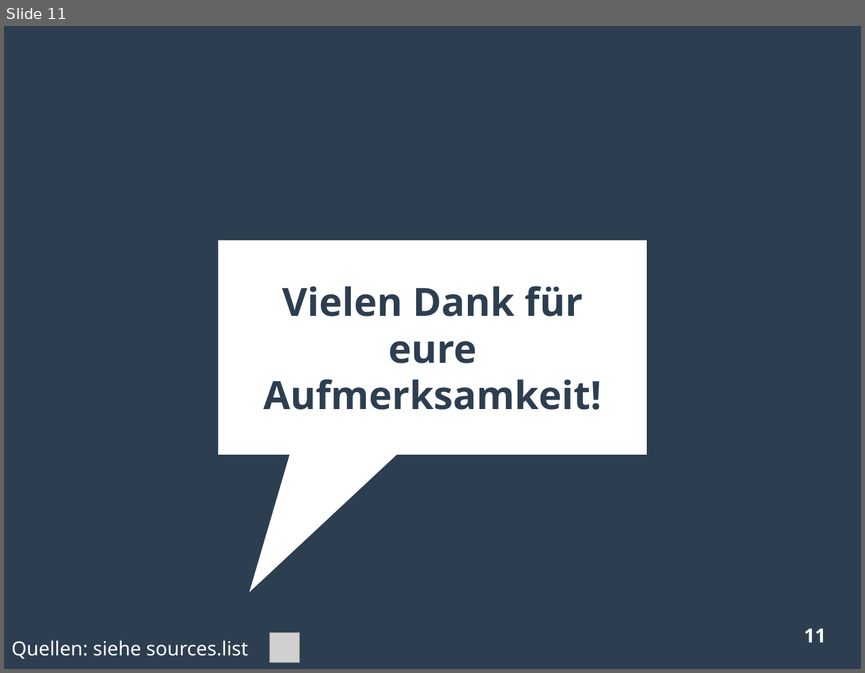
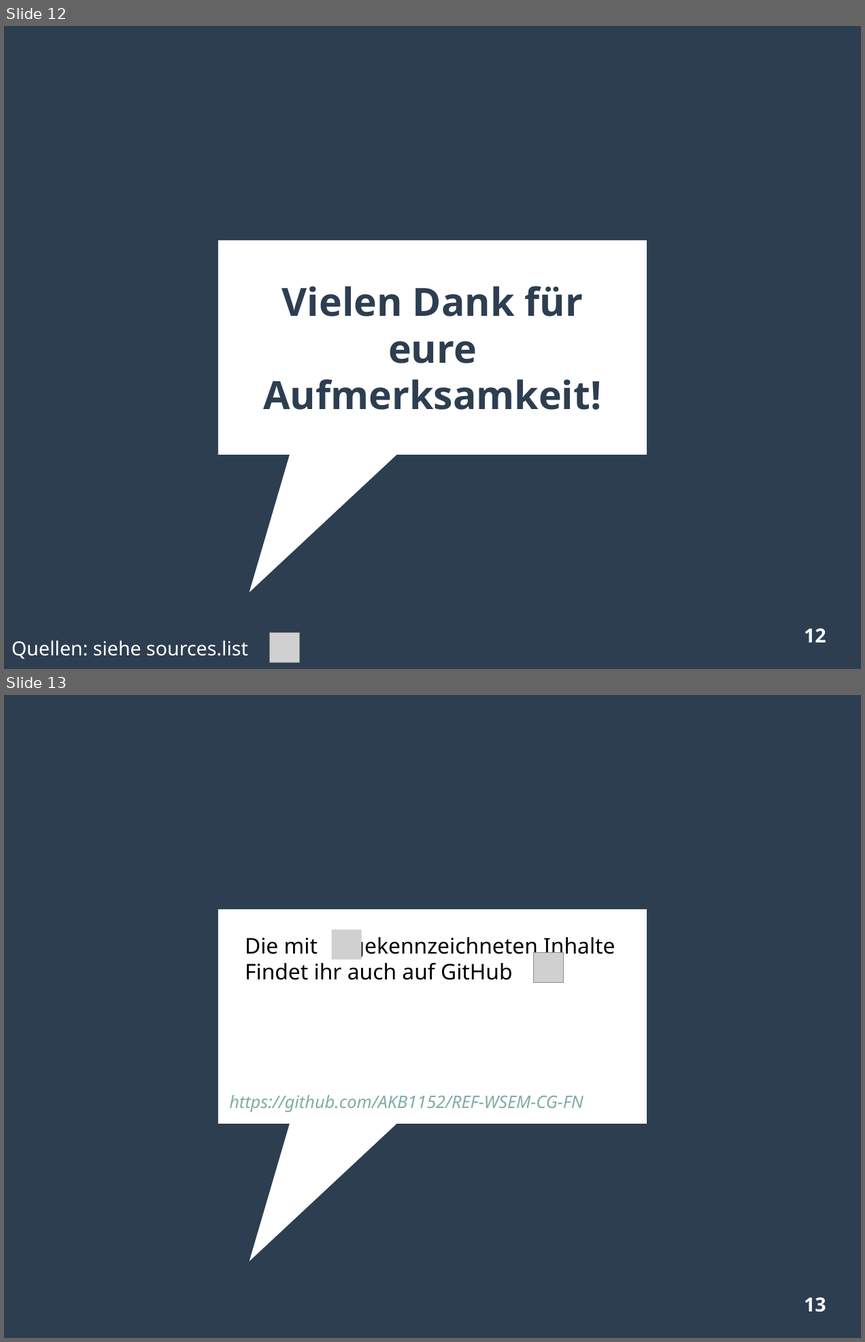
Before and after one commit to akb1154/REF-WSEM-CG-FN, a slide deck: presentation/presentation.odp. Shown one above the other, each under a label of ours: slide 11 before the commit, slides 12 and 13 after it. The pictures are 865x673 and 865x1342 pixels, drawn with LibreOffice and Linux fonts; fonts in the diff are those of the drawing; grey boxes stand for pictures. Boxes give left, top, right and bottom in pixels: in the first picture for what was removed or moved away, otherwise in the second. Text is boxed around its words. In the diff, an @@ line names an element or a change of style, - is before the commit and + after.

```diff
--- a/presentation/presentation.odp
+++ b/presentation/presentation.odp
@@ slide 13 added at (4,695,861,1338), background #2C3E50; not listed: 1 template element that a slide beside it also shows @@
@@ text added at (245,933,615,980), 20 pt, text #000000 @@
+Die mit gekennzeichneten Inhalte
+Findet ihr auch auf GitHub !
@@ picture added at (331,929,362,960) @@
@@ picture added at (534,952,564,983) @@
@@ text added at (229,1095,583,1112), 16 pt, text #81ACA6, italic @@
+https://github.com/AKB1152/REF-WSEM-CG-FN
@@ page number added at (804,1297,826,1312), 18 pt, text #FFFFFF, bold @@
+13
@@ what was slide 11 is now slide 12 @@
@@ page number at (804,628,826,642): text changed @@
-11
+12
```
Also in this commit, not shown: 17 other files.
